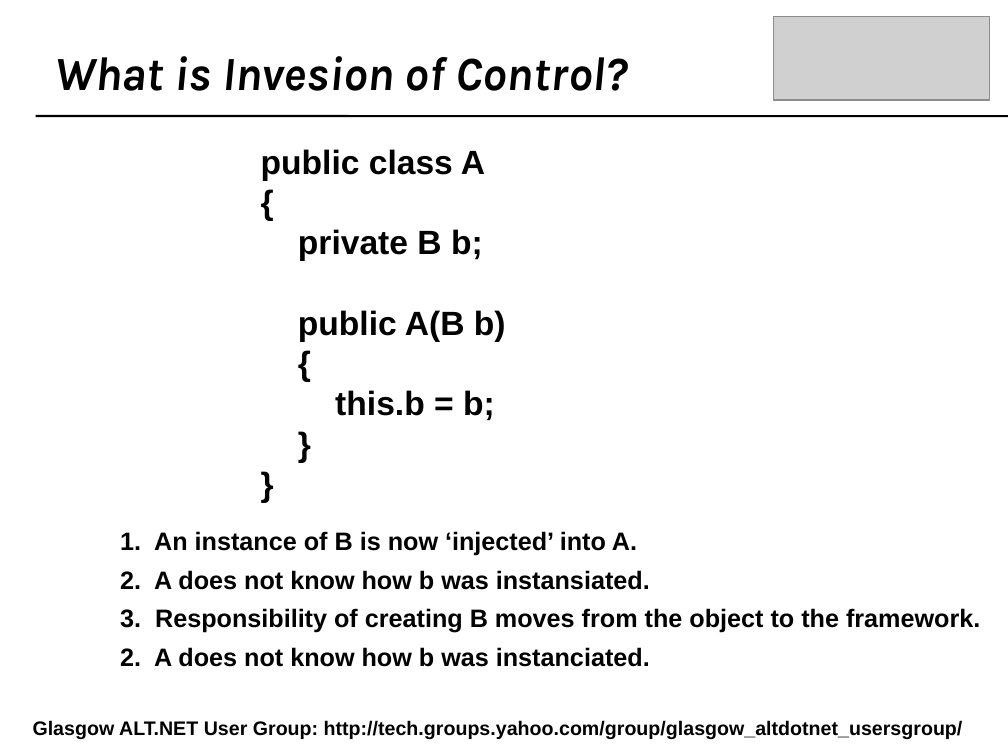
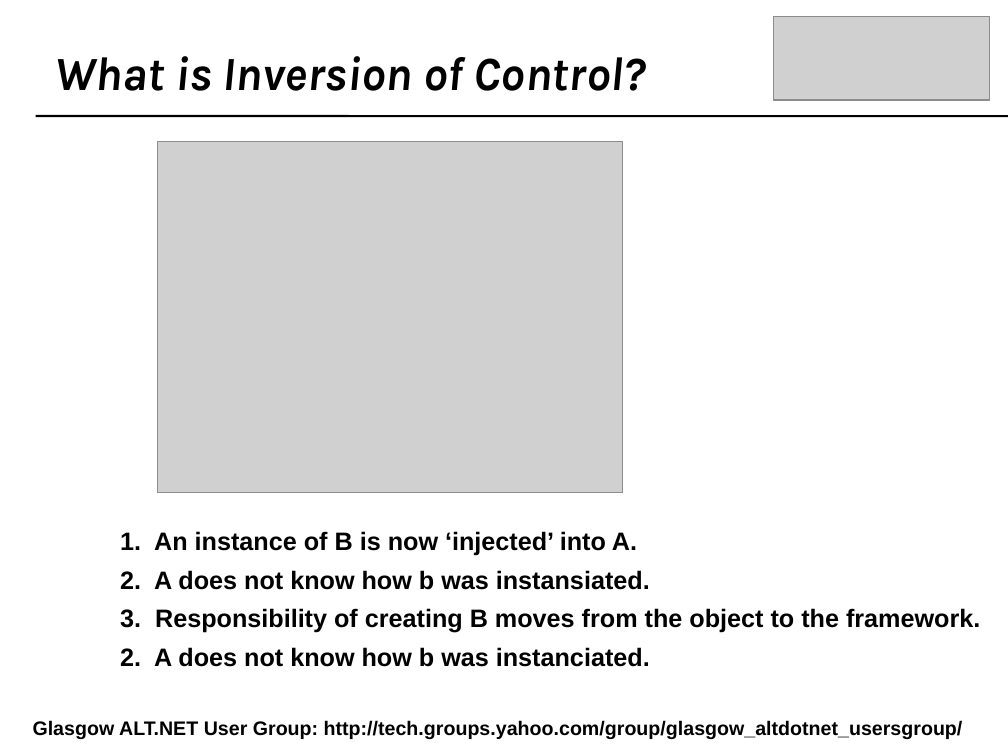
Before and after one commit to craignicol/scotaltdotnet, a slide deck: slide 9 of belfast/IOC-TDD-And Testability.ppt. Drawn at 1008x756 pixels with LibreOffice and Linux fonts; fonts in the diff are those of the drawing; grey boxes stand for pictures; background and template pictures are left out. Boxes give left, top, right and bottom in pixels: in the first picture for what was removed or moved away, otherwise in the second. Text is boxed around its words. In the diff, an @@ line names an element or a change of style, - is before the commit and + after.

```diff
--- a/belfast/IOC-TDD-And Testability.ppt
+++ b/belfast/IOC-TDD-And Testability.ppt
@@ text at (x1=54, y1=56, x2=646, y2=91): text changed @@
-What is Invesion of Control?
+What is Inversion of Control?
@@ picture added at (x1=157, y1=142, x2=623, y2=493) @@
@@ text removed at (x1=261, y1=149, x2=506, y2=421) @@
-public class A
-{
-private B b;
-public A(B b)
-{
-this.b = b;
-}
-}
```
Also in this commit, not shown: 19 other slides changed, 28 slides added, 7 slides removed, 1 other file.
